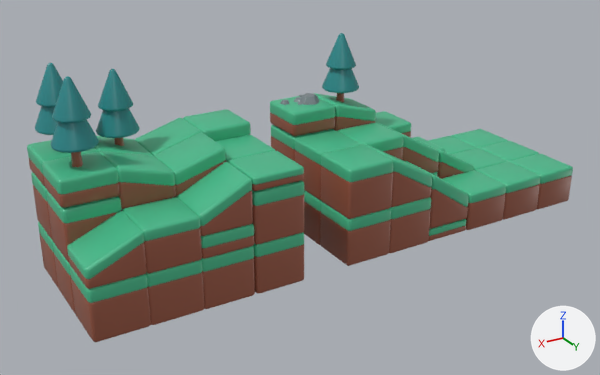
A saved change to the glTF model src/models/background/floor2.glb.
Rendered twice from a 50 mm lens placed at (9.9, 25.9, 15.1), pointed at (-5.5, 0.3, 2.3). Every picture has the same lights, and +X, +Y and +Z are marked at lower right. Where no turn or scale is listed for an object, it has been applied to the vertices.

Objects in the first picture: 'rocksA_forest', 'tileSlopeLowMedium_forest.003'.
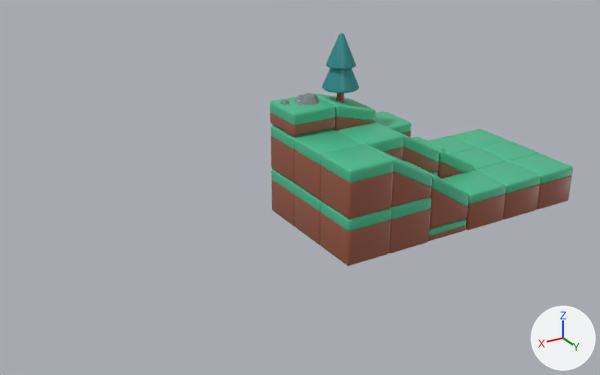
The newer file is also turned or shifted as a whole; pictures and numbers use the older file's frame.

Edits to the bpy script that builds the scene:
```text
Remove ob_tileslopelowmedium_forest_003:
    ob_tileslopelowmedium_forest_003 = bpy.data.objects.new('tileSlopeLowMedium_forest.003', me_cube_060)
    ob_tileslopelowmedium_forest_003.location = (-0.91, 0.31, 3.47)
```

Changed parts and their boxes [x1, y1, x2, y2] in the pictures (600 x 375 px):
'tileSlopeLowMedium_forest.003', deleted: before [27, 63, 304, 342]
